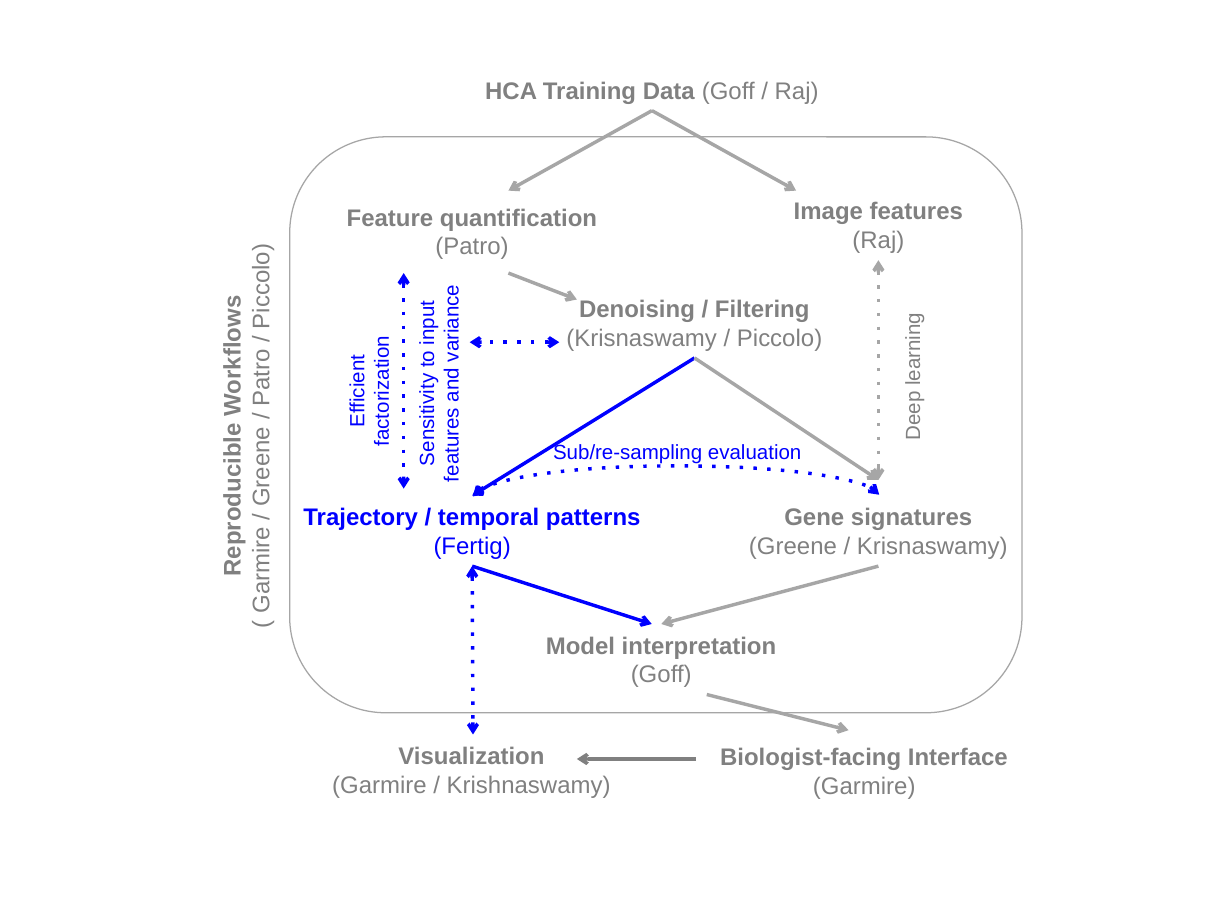
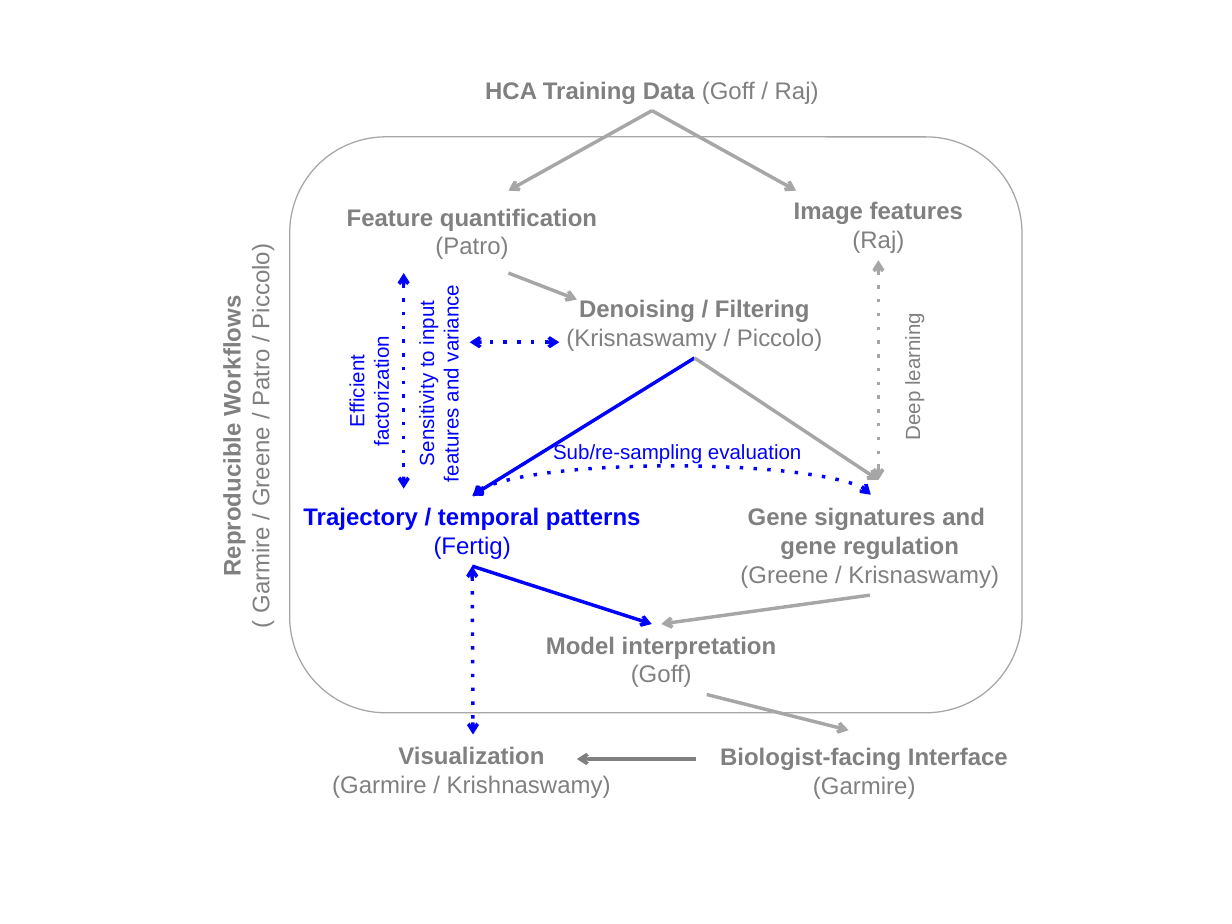
Before and after one commit to FertigLab/HCA, a slide deck: slide 1 of CollaborativeNetwork.pptx. Drawn at 1232x924 pixels with LibreOffice and Linux fonts; fonts in the diff are those of the drawing. Boxes give left, top, right and bottom in pixels: in the first picture for what was removed or moved away, otherwise in the second. Text is boxed around its words. In the diff, an @@ line names an element or a change of style, - is before the commit and + after.

```diff
--- a/CollaborativeNetwork.pptx
+++ b/CollaborativeNetwork.pptx
@@ curved double arrow moved from (473, 496) - (880, 495) to (473, 496) - (871, 495) @@
@@ text "Gene signatures and": place and size @@
-text "Gene signatures and" at (749, 507, 1008, 559)
+text "Gene signatures and" at (740, 507, 999, 588)
@@ text at (748, 507, 985, 559): text changed @@
-Gene signatures
+Gene signatures and
+gene regulation
@@ arrow moved from (878, 567) - (662, 625) to (870, 595) - (662, 625) @@
```
Also in this commit, not shown: 1 other file.
